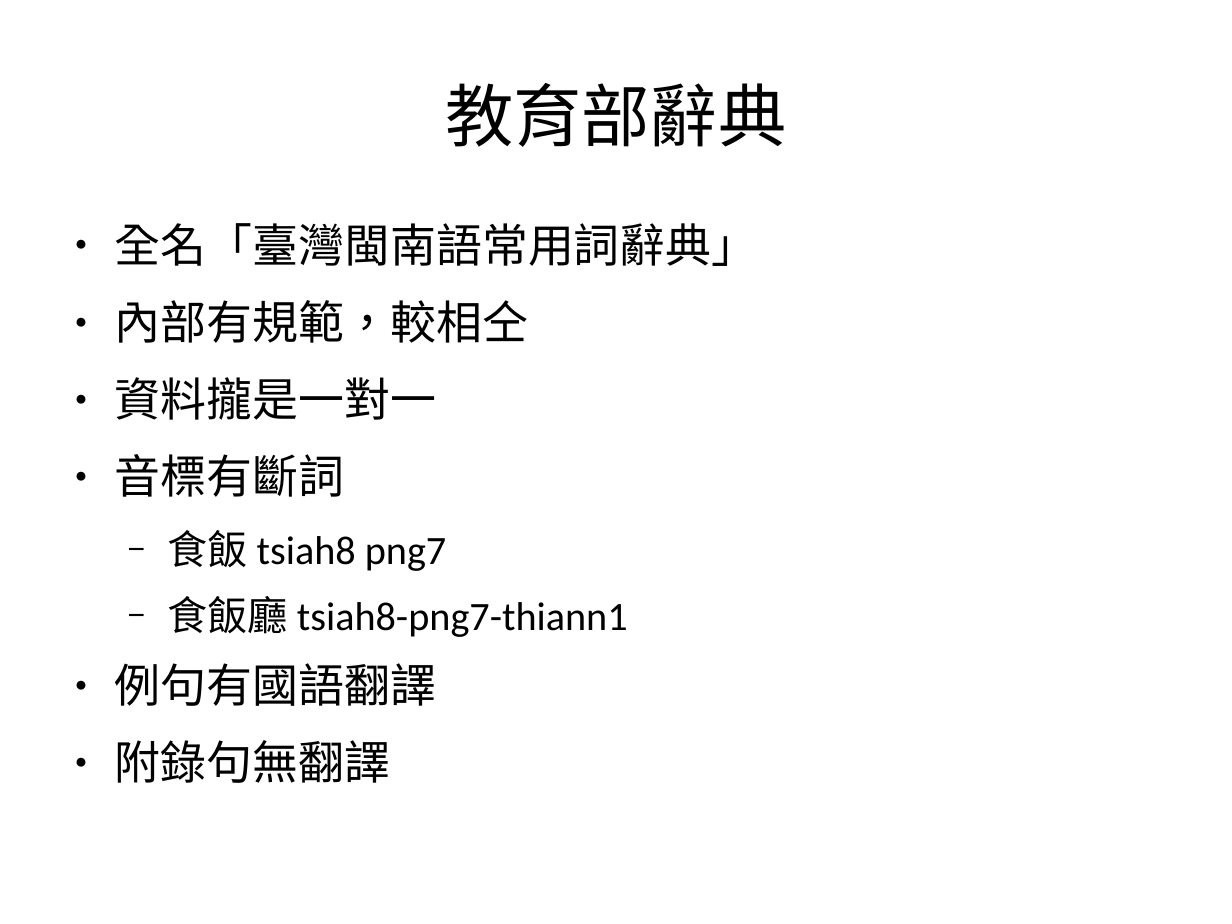
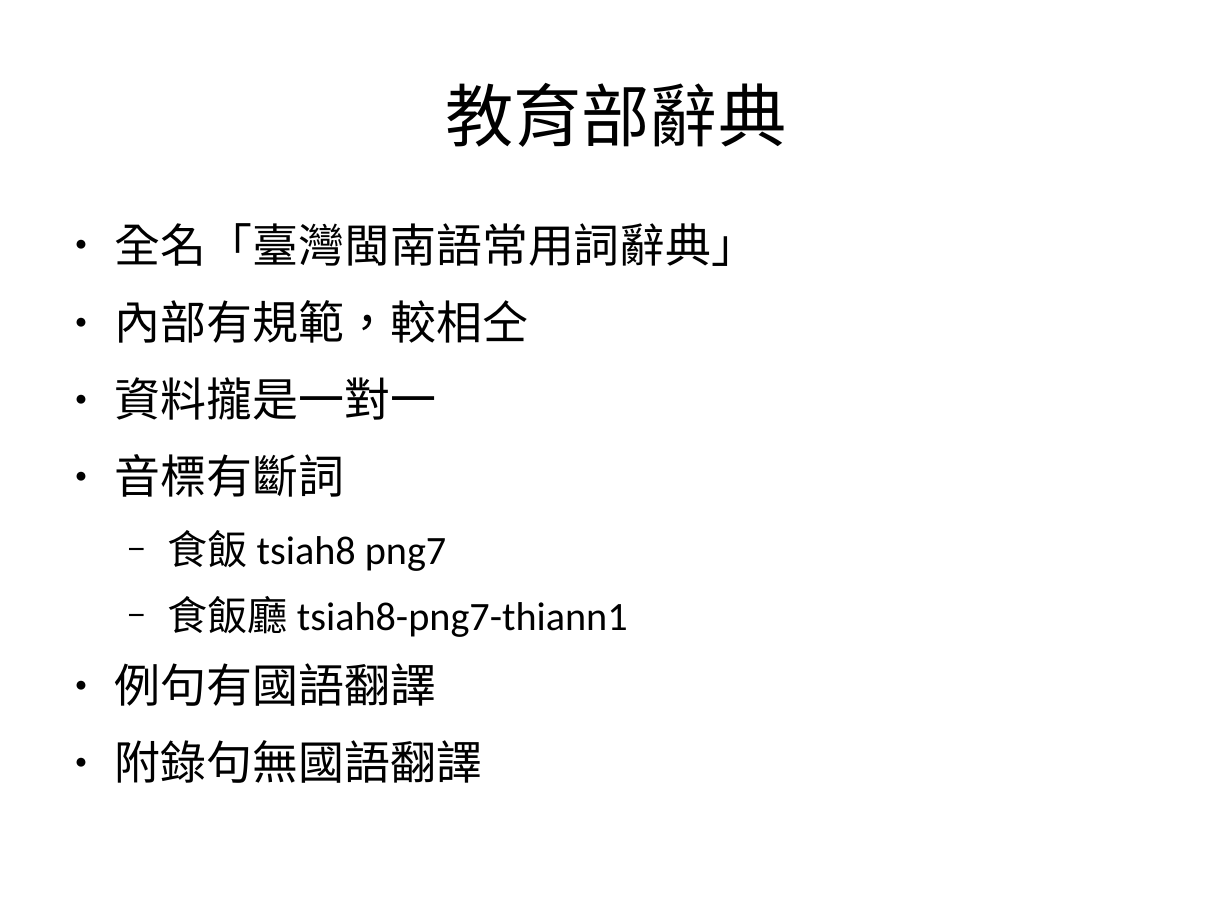
Before and after one commit to sih4sing5hong5/po3-ko3_tau5-iann2-phinn3, a slide deck: slide 15 of 翻譯報告.odp. Drawn at 1232x924 pixels with LibreOffice and Linux fonts; fonts in the diff are those of the drawing. Boxes give left, top, right and bottom in pixels: in the first picture for what was removed or moved away, otherwise in the second. Text is boxed around its words. In the diff, an @@ line names an element or a change of style, - is before the commit and + after.

```diff
--- a/翻譯報告.odp
+++ b/翻譯報告.odp
@@ text at <box>114,740,482,783</box>: text changed @@
-● 附錄句無翻譯
+● 附錄句無國語翻譯
```
Also in this commit, not shown: 11 other slides changed.
